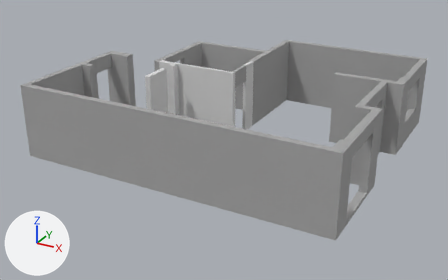
What one commit did to the Blender file output_full.blend.
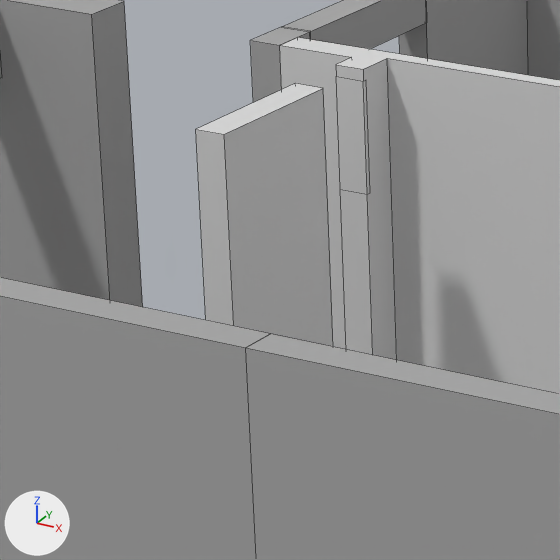
Each version appears first whole from a 50 mm camera at (45.12, -77.41, 9.9) aimed at (34.38, -57.9, 0.14), and next in a close-up on the part from 25% to 46% of the width and 19% to 53% of the height. Arrows for +X, +Y and +Z are at lower left; the lights stay in place. The first two pictures are the older version. The close-ups show mesh edges as thin lines.

In view in the first close-up: '可拆墙_围合000', '可拆墙_围合002', '承重墙_围合001', '承重墙_围合002', '承重墙_围合011', '承重墙_围合012', '承重墙_围合013', '窗洞004_窗上墙_001'.
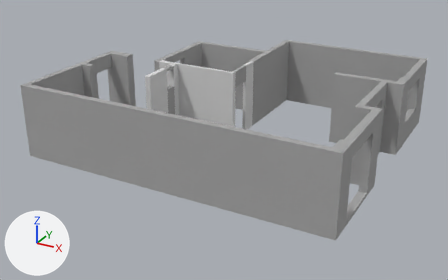
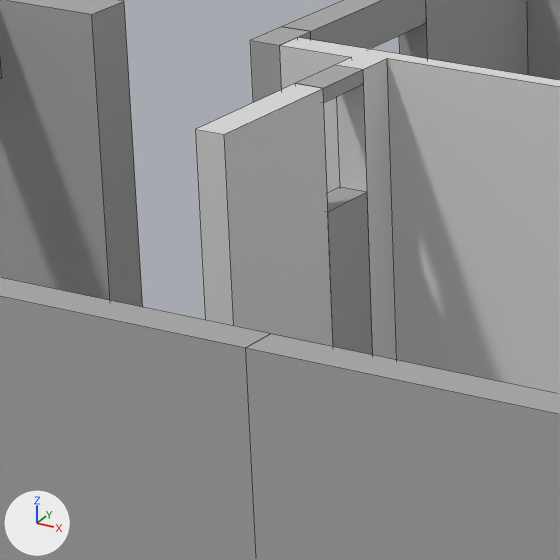
The change, as JSON lines over the scene's bpy script:
```json
{"block": "me_可拆墙_围合000", "where": "# used by ob_可拆墙_围合000; location = (0.0, 0.0, 0.0)"}
{"op": "remove", "block": "me_可拆墙_围合000", "code": "me_可拆墙_围合000.from_pydata(...)  # 28 vertices, 19 faces; spans x 31.25..34.55, y -57.78..-57.29, z 0.0..2.78"}
{"op": "add", "block": "me_可拆墙_围合000", "code": "me_可拆墙_围合000.from_pydata(...)  # 22 vertices, 13 faces; spans x 31.25..34.55, y -57.78..-57.29, z 0.0..2.78"}
{"block": "me_可拆墙_围合000", "change": "me_可拆墙_围合000 part 1"}
{"block": "me_可拆墙_围合000", "change": "8 vertices are removed from x 31.84..32.06, y -57.78..-57.74, z 1.9..2.7"}
{"block": "me_可拆墙_围合000", "change": "13 faces are deleted"}
{"block": "me_可拆墙_围合000", "change": "2 vertices are added at (34.42, -57.36, 0.0), (34.42, -57.36, 2.78)"}
{"block": "me_可拆墙_围合000", "change": "7 new faces join them"}
{"op": "add", "block": "me_窗上墙_1", "code": ["me_窗上墙_1 = bpy.data.meshes.new('窗上墙')", "me_窗上墙_1.from_pydata(...)  # a box spanning x 31.84..32.06, y -58.26..-57.78, z 2.68..2.781", "me_窗上墙_1.materials.append(mat_承重墙)  # grey #aaaaaa"]}
{"op": "add", "block": "me_窗下墙_1", "code": ["me_窗下墙_1 = bpy.data.meshes.new('窗下墙')", "me_窗下墙_1.from_pydata(...)  # a box spanning x 31.84..32.06, y -58.26..-57.78, z 0.0..1.92", "me_窗下墙_1.materials.append(mat_承重墙)  # grey #aaaaaa"]}
{"op": "add", "block": "ob_窗洞000_窗上墙_001", "code": ["ob_窗洞000_窗上墙_001 = bpy.data.objects.new('窗洞000_窗上墙_001', me_窗上墙_1)", "ob_窗洞000_窗上墙_001.location = (0.0, 0.0, 0.0)"]}
{"op": "add", "block": "ob_窗洞000_窗下墙_000", "code": ["ob_窗洞000_窗下墙_000 = bpy.data.objects.new('窗洞000_窗下墙_000', me_窗下墙_1)", "ob_窗洞000_窗下墙_000.location = (0.0, 0.0, 0.0)"]}
```

What differs and where, as boxes (x1, y1, x2, y2) in the close-ups (560 x 560 px):
```json
{"object": "窗洞000_窗下墙_000", "change": "added", "after": [327, 187, 373, 355]}
{"object": "窗洞000_窗上墙_001", "change": "added", "after": [297, 65, 364, 102]}
{"part": 1, "of": "me_可拆墙_围合000", "change": "built on", "before": [281, 37, 560, 360], "after": [281, 37, 560, 360]}
```
